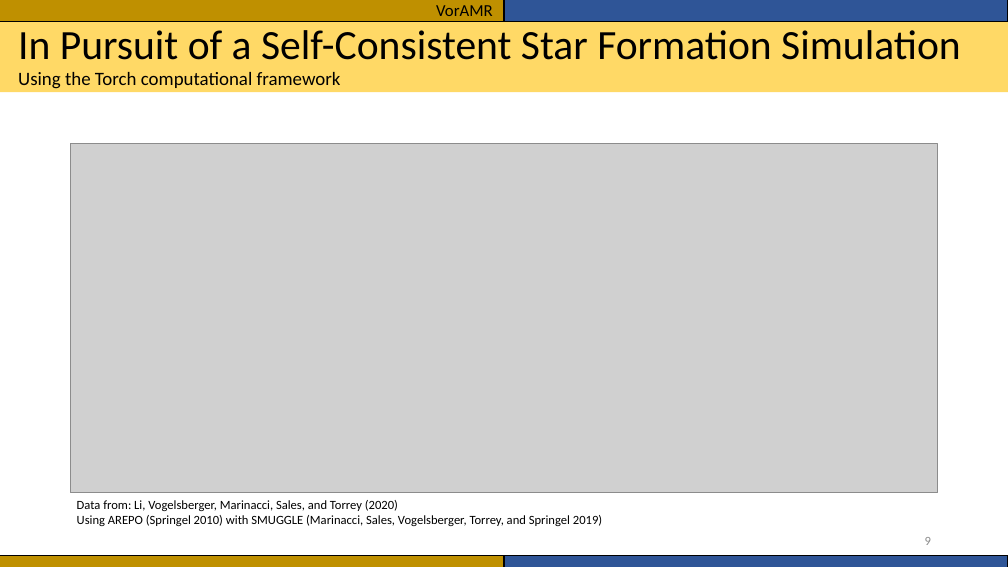
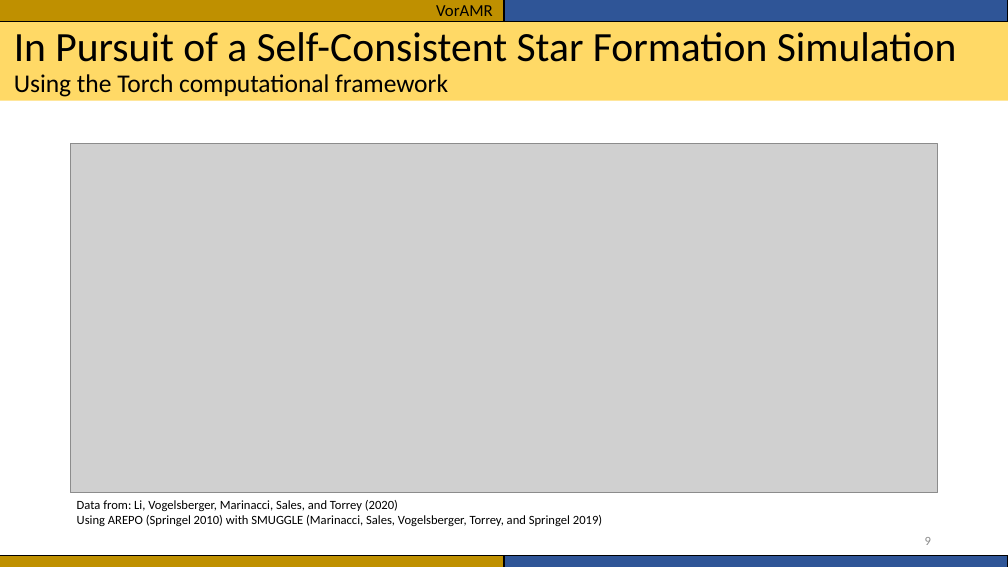
Before and after one commit to seanlabean/presentations, a slide deck: slide 9 of 2022Clusters/Presentation1.pptx. Drawn at 1008x567 pixels with LibreOffice and Linux fonts; fonts in the diff are those of the drawing; grey boxes stand for pictures. Boxes give left, top, right and bottom in pixels: in the first picture for what was removed or moved away, otherwise in the second. Text is boxed around its words. In the diff, an @@ line names an element or a change of style, - is before the commit and + after.

```diff
--- a/2022Clusters/Presentation1.pptx
+++ b/2022Clusters/Presentation1.pptx
@@ rectangle: place and size @@
-rectangle at [0, 22, 1008, 92]
+rectangle at [0, 22, 1008, 101]
@@ title "In Pursuit of a Self-Consistent ..." at [14, 32, 957, 97]: size 18 to 24.3 pt in "Using the Torch computational framework" @@
```
Also in this commit, not shown: 3 other slides changed, 1 slide added.
